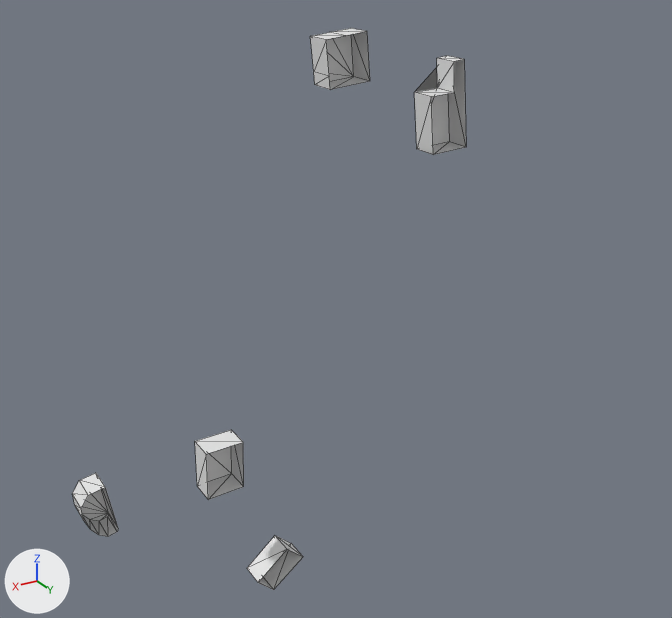
The glTF model output/glb/tile_97.glb: old version first, new version second.
The view is the same before and after, from a camera (50 mm lens) standing at (128.0, 261.0, 142.0) and looking at (-24.0, 7.0, 15.0). Lighting does not change. The marker at lower left points along +X, +Y and +Z. The picture after the commit comes second. Mesh edges are drawn as thin lines.
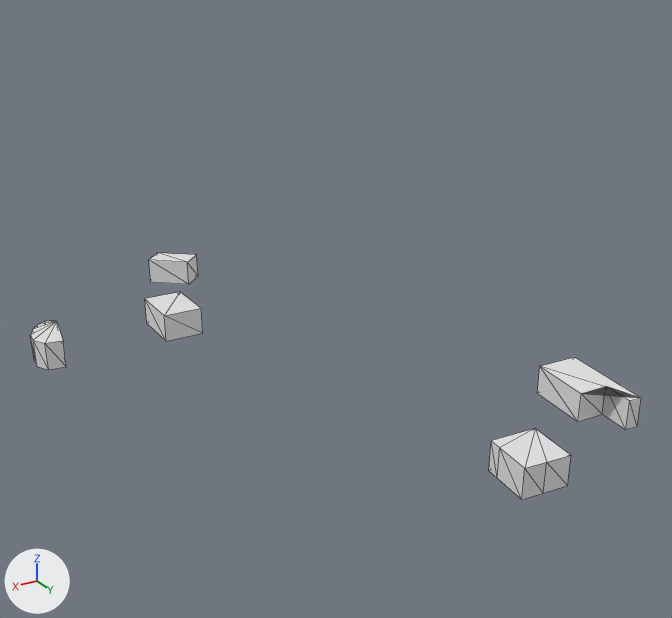
Location of each change, [x1, y1, x2, y2] in pixels of the pictures (672 x 618 px; the box of a moved part takes in the faces that stretch with it):
'Mesh_0', reshaped (55% wider, 56% shorter)
    before: [72, 28, 466, 590]
    after: [31, 253, 641, 499]
part 1 of me_mesh_0, moved or reshaped
    before: [310, 28, 370, 90]
    after: [489, 429, 571, 499]
part 2 of me_mesh_0, moved or reshaped
    before: [414, 56, 466, 155]
    after: [537, 357, 641, 430]
part 3 of me_mesh_0, moved or reshaped
    before: [247, 536, 303, 590]
    after: [149, 253, 198, 284]
part 4 of me_mesh_0, moved or reshaped
    before: [72, 473, 118, 537]
    after: [31, 320, 66, 370]
part 5 of me_mesh_0, moved or reshaped
    before: [195, 430, 244, 500]
    after: [145, 292, 203, 341]

What changed in the scene script:
```text
Change me_mesh_0:
    used by ob_mesh_0; location = (0.0, 0.0, 0.0)
    remove me_mesh_0.from_pydata(...)  # 58 vertices, 77 faces; spans x -83.0..69.0, y -10.0..0.0, z -101.0..106.0
    add me_mesh_0.from_pydata(...)  # 58 vertices, 77 faces; spans x -83.0..69.0, y -101.0..106.0, z -6.0..9.0
    me_mesh_0 part 1: the loose piece of 12 vertices spanning x -41.0..-25.0, y -10.0..0.0, z 89.0..106.0 is turned -90 degrees about the x axis through its middle, then moved by (0.0, 102.0, -98.0)
    me_mesh_0 part 2: the loose piece of 12 vertices spanning x -83.0..-67.0, y -10.0..0.0, z 62.0..94.0 is turned -90 degrees about the x axis through its middle, then moved by (0.0, 83.0, -78.0)
    me_mesh_0 part 3: the loose piece of 8 vertices spanning x -13.0..6.0, y -10.0..0.0, z -101.0..-84.0 is turned -90 degrees about the x axis through its middle, then moved by (0.0, -88.0, 94.0)
    me_mesh_0 part 4: the loose piece of 18 vertices spanning x 57.0..69.0, y -10.0..0.0, z -52.0..-33.0 is turned -90 degrees about the x axis through its middle, then moved by (0.0, -37.0, 45.0)
    me_mesh_0 part 5: the loose piece of 8 vertices spanning x 10.0..24.0, y -10.0..0.0, z -50.0..-31.0 is turned -90 degrees about the x axis through its middle, then moved by (0.0, -36.0, 45.0)
```
